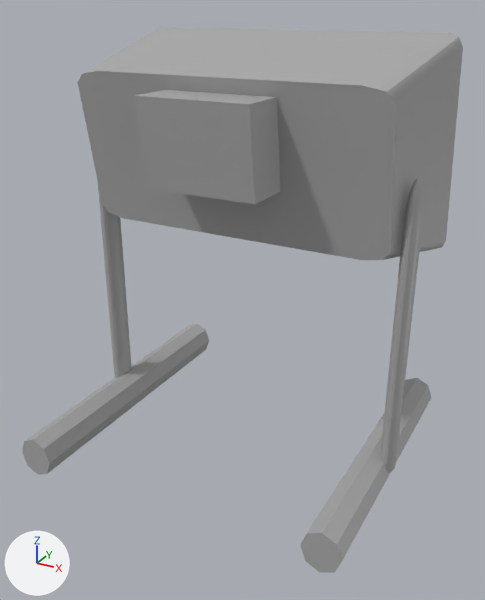
The FBX model Assets/Art/Assets/Luces de piso/Luz de piso.fbx, before and after one commit.
Rendered twice from a camera (50 mm lens) standing at (0.00269, -0.00552, 0.00473) and looking at (-0.0004, 0.00009, 0.00192). The axes (+X, +Y, +Z) are drawn at lower left. The lights are the same throughout. The older version comes first. Where no turn or scale is listed for an object, it has been applied to the vertices.
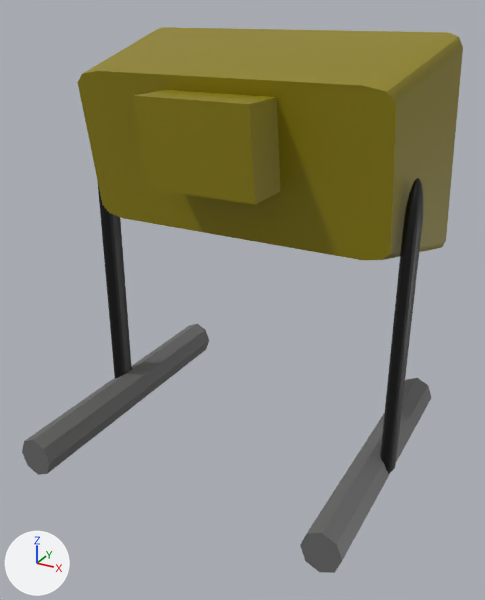
Where the newer file only moved an object's origin or applied its transform, the numbers keep the older frame.

Patch to the scene script:
```diff
--- a/Assets/Art/Assets/Luces de piso/Luz de piso.fbx.py
+++ b/Assets/Art/Assets/Luces de piso/Luz de piso.fbx.py
@@ mat_lente @@
+mat_lente = principled_material('Lente')
+mat_lente.base_color = (0.0042, 0.0034, 0.0)  # black #0d0b00
@@ mat_cobertor @@
+mat_cobertor = principled_material('Cobertor')
+mat_cobertor.base_color = (0.272, 0.221, 0.0)  # yellow #8e8100
@@ mat_sostenes @@
+mat_sostenes = principled_material('Sostenes')
+mat_sostenes.base_color = (0.141, 0.141, 0.141)  # dark grey #696969
@@ mat_patas @@
+mat_patas = principled_material('Patas')
+mat_patas.base_color = (0.0, 0.0, 0.0)  # black #000000
@@ me_mesh_002 @@
 me_mesh_002.from_pydata(...)  # 201 vertices, 200 faces; spans x -0.00008..0.00008, y -0.00014..0.00014, z -0.00256..0.00049
-me_mesh_002.materials.append(mat_standardsurface1)  # grey #aaaaaa
+me_mesh_002.materials.append(mat_patas)  # black #000000
@@ me_mesh_004 @@
 me_mesh_004.from_pydata(...)  # 201 vertices, 200 faces; spans x -0.00008..0.00008, y -0.00014..0.00014, z -0.00256..0.00049
-me_mesh_004.materials.append(mat_standardsurface1)  # grey #aaaaaa
+me_mesh_004.materials.append(mat_patas)  # black #000000
@@ me_mesh @@
 me_mesh.from_pydata(...)  # 48 vertices, 49 faces; spans x -0.00176..0.00176, y -0.00067..0.00168, z -0.00112..0.00112
 # used by ob_pcube1; location = (-0.0005, 0.0, 0.00337)
+# me_mesh part 1: 44 of the faces centred in x -0.00169..0.00169, y -0.00061..0.00142, z -0.00095..0.00095 switch from mat_standardsurface1 (grey #aaaaaa) to mat_cobertor (yellow #8e8100)
+me_mesh.materials.append(mat_lente)  # black #0d0b00
@@ me_mesh_003 @@
 me_mesh_003.from_pydata(...)  # 18 vertices, 24 faces; spans x -0.0002..0.0002, y -0.00174..0.0013, z -0.00023..0.00023
-me_mesh_003.materials.append(mat_standardsurface1)  # grey #aaaaaa
+me_mesh_003.materials.append(mat_sostenes)  # dark grey #696969
@@ me_mesh_001 @@
 me_mesh_001.from_pydata(...)  # 18 vertices, 24 faces; spans x -0.0002..0.0002, y -0.00194..0.0013, z -0.00023..0.00023
-me_mesh_001.materials.append(mat_standardsurface1)  # grey #aaaaaa
+me_mesh_001.materials.append(mat_sostenes)  # dark grey #696969
```

Location of each change, (x1, y1, x2, y2) in pixels of the pictures (485 x 600 px):
'pCylinder1', recoloured (grey to dark grey)
    both: (22, 324, 209, 475)
'pCylinder2', recoloured (grey to dark grey)
    both: (300, 378, 432, 573)
'pSphere2', recoloured (grey to black)
    both: (380, 178, 423, 473)
'pSphere1', recoloured (grey to black)
    both: (97, 180, 132, 378)
part 1 of me_mesh, recoloured (grey to yellow)
    both: (78, 27, 463, 260)
